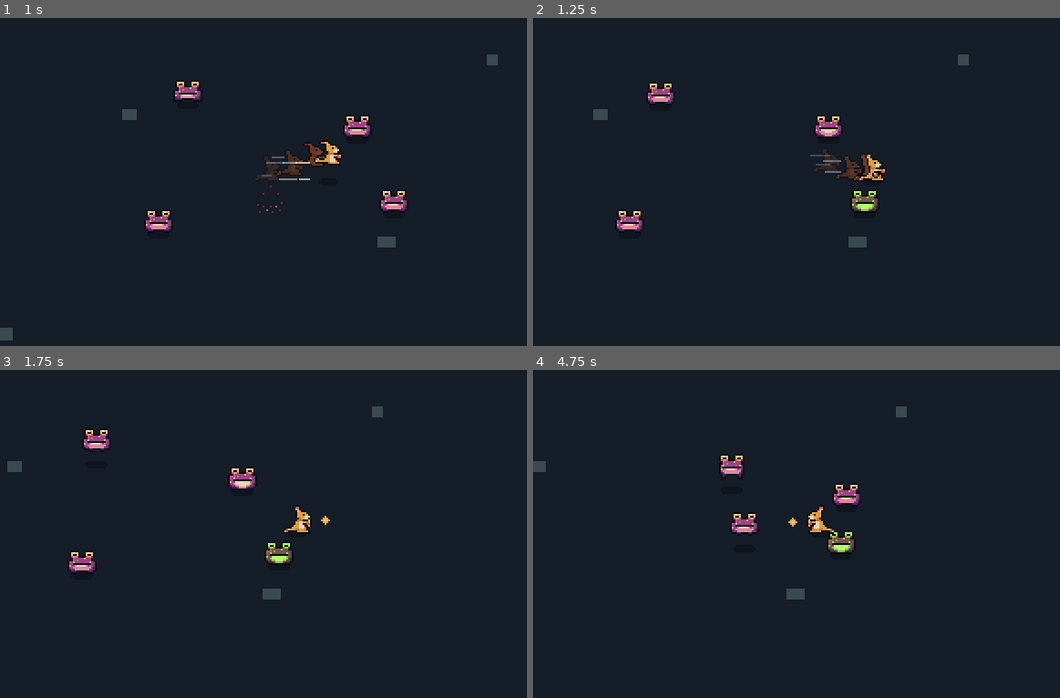
Above: before the commit, frames 1-4 (two rows, left to right).
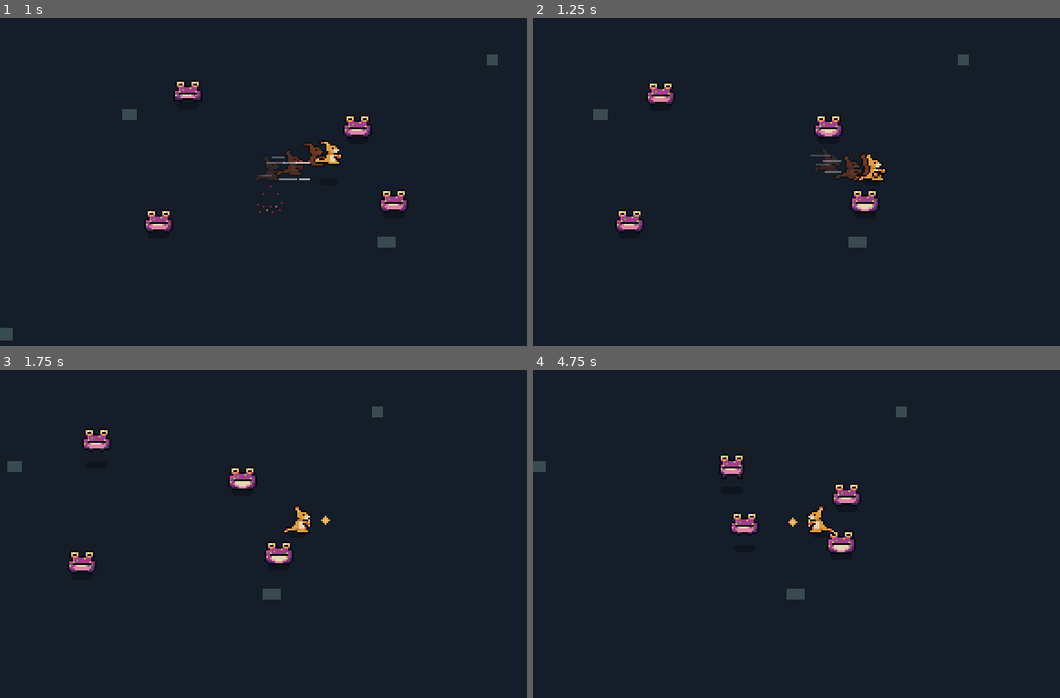
Above: after the commit, the same moments.

Repository: qmkDuran/my-own-art
Game: Godot game, scene res://scenes/main/main.tscn
The game is run twice, just before and just after one commit, with the same random seed, the same clock (stepped at 60 frames per second) and the same inputs.
Inputs (mouse positions are in pixels of both pictures, inside the frame that each line leads up to):
- Up to frame 1 (1 s): move the mouse to (421, 165) at 0.52 s; press the mouse at (421, 165) at 0.53 s; hold D (move_right) from 0.53 s (still down); tap Space (dodge) at 0.8 s
- Up to frame 2 (1.25 s): keep holding D (move_right)
- Up to frame 3 (1.75 s): move the mouse to (173, 550) at 1.27 s; release D (move_right) at 1.28 s; release the mouse at (173, 550) at 1.28 s; hold S (move_down) from 1.28 s (still down); tap Space (dodge) at 1.35 s; click (173, 550) at 1.55 s
- Up to frame 4 (4.75 s): move the mouse to (880, 461) at 2.02 s; release S (move_down) at 2.03 s; press the mouse at (880, 461) at 2.03 s; hold D (move_right) 2.03-2.78 s; tap Space (dodge) at 2.3, 2.85, 3.8, 4.35 s; move the mouse to (796, 599) at 2.77 s; release the mouse at (796, 599) at 2.78 s; hold W (move_up) 2.78-3.53 s; click (796, 599) at 3.05 s; move the mouse to (1002, 583) at 3.52 s; press the mouse at (1002, 583) at 3.53 s; hold A (move_left) from 3.53 s (still down); move the mouse to (648, 484) at 4.27 s; release the mouse at (648, 484) at 4.28 s; click (648, 484) at 4.55 s

Frame 1 is identical in both runs. In frame 2, 0.2% of the frame differs, in the area x 60-66%, y 52-59%; in frame 3, 0.2%; in frame 4, 0.2%.

Commit message:
Toad telegraph: held puff pose plus one glint instead of flickering
Like most trash mobs, the toad now telegraphs with its animation (the
held puffed-up frame) and a single quick glint 0.12s before the tongue
fires. HitFlash accepts an optional tint for this.

Co-Authored-By: Claude Opus 5.5 <noreply@anthropic.com>
Claude-Session: https://claude.ai/code/session_01YABBJVPWvaqtn34m5VQVCp

Diff:
--- a/scripts/effects/hit_flash.gd
+++ b/scripts/effects/hit_flash.gd
@@ -1,6 +1,6 @@
 class_name HitFlash
 extends Node
-## Flashes a sprite bright white for a moment when it gets hit.
+## Flashes a sprite bright for a moment, e.g. white when it gets hit.
 ##
 ## Uses self_modulate, so it never fights with fades that use modulate.
 
@@ -11,7 +11,8 @@
 @export var flash_time: float = 0.12
 
 
-func flash() -> void:
-	sprite.self_modulate = Color(flash_brightness, flash_brightness, flash_brightness)
+## tint lets the same flash be used for other cues, e.g. a toad's glint before attacking.
+func flash(tint: Color = Color.WHITE) -> void:
+	sprite.self_modulate = Color(tint.r * flash_brightness, tint.g * flash_brightness, tint.b * flash_brightness)
 	var fade := sprite.create_tween()
 	fade.tween_property(sprite, "self_modulate", Color.WHITE, flash_time)
--- a/scripts/enemies/toad.gd
+++ b/scripts/enemies/toad.gd
@@ -6,7 +6,7 @@
 ## the toad decides what to do next.
 ##   RESTING    -> sits for a moment, then hops closer or starts an attack
 ##   HOPPING    -> one hop toward the player, in an arc
-##   PUFFING    -> the warning: cheeks puff up and the toad flickers green (the cue to dodge)
+##   PUFFING    -> the warning: holds its puffed-up pose, then glints just before striking
 ##   LASHING    -> tongue shoots out; hits the player if they're still in the way
 ##   RECOVERING -> a short pause after attacking or being hit
 ##   DYING      -> fades away
@@ -32,9 +32,10 @@
 ## Seconds of warning before the tongue comes out (the attack animation's first frame).
 @export var puff_time: float = 0.80
 ## Colour the toad flickers to while winding up, so the attack is easy to see coming.
-@export var warning_tint: Color = Color(0.75, 1.3, 0.6)
-## Seconds between each flicker of the warning tint.
-@export var warning_flicker_interval: float = 0.08
+## The toad glints once this many seconds before the tongue fires (the last-moment cue to dodge).
+@export var glint_before_strike: float = 0.12
+## Colour of that glint.
+@export var glint_color: Color = Color(0.85, 1.0, 0.75)
 ## Seconds the tongue is out (the rest of the attack animation).
 @export var lash_time: float = 0.32
 ## How close to the tongue the player's body must be to get hit, in pixels.
@@ -57,6 +58,7 @@
 var _hop_velocity: Vector2 = Vector2.ZERO
 var _lash_direction: Vector2 = Vector2.DOWN
 var _has_hit_this_lash: bool = false
+var _has_glinted: bool = false
 
 @onready var health: Health = $Health
 @onready var sprite: SingleViewAnimator = $Sprite
@@ -109,9 +111,8 @@
 ## The wind-up: the toad flickers toxic green so the player can see the attack coming.
 func _puff() -> void:
 	velocity = Vector2.ZERO
-	_show_attack_warning()
-	if _is_state_over():
-		_clear_attack_warning()
+	_glint_just_before_strike()
+	if _is_state_over():
 		_has_hit_this_lash = false
 		tongue.lash(_lash_direction, tongue_reach, lash_time)
 		_enter(State.LASHING, lash_time)
@@ -150,6 +151,7 @@
 
 
 func _start_attack(to_player: Vector2) -> void:
+	_has_glinted = false
 	_lash_direction = to_player.normalized()
 	sprite.replay_animation("attack")
 	_enter(State.PUFFING, puff_time)
@@ -183,7 +185,6 @@
 		return
 
 	tongue.retract_now()
-	_clear_attack_warning()
 	sprite.lift(0.0)
 	velocity = (global_position - source_position).normalized() * knockback_speed
 	_enter(State.RECOVERING, recover_time)
@@ -201,13 +202,13 @@
 
 # --- Attack warning -------------------------------------------------------
 
-func _show_attack_warning() -> void:
-	var flicker_on := int(_time_in_state / warning_flicker_interval) % 2 == 0
-	sprite.modulate = Color(warning_tint, sprite.modulate.a) if flicker_on else Color(1, 1, 1, sprite.modulate.a)
-
-
-func _clear_attack_warning() -> void:
-	sprite.modulate = Color(1, 1, 1, sprite.modulate.a)
+## Like most trash mobs, the toad mainly telegraphs with its pose (the held puff).
+## One quick glint right before the strike is the final cue.
+func _glint_just_before_strike() -> void:
+	var time_to_strike := _state_length - _time_in_state
+	if not _has_glinted and time_to_strike <= glint_before_strike:
+		_has_glinted = true
+		hit_flash.flash(glint_color)
 
 
 # --- Helpers --------------------------------------------------------------
